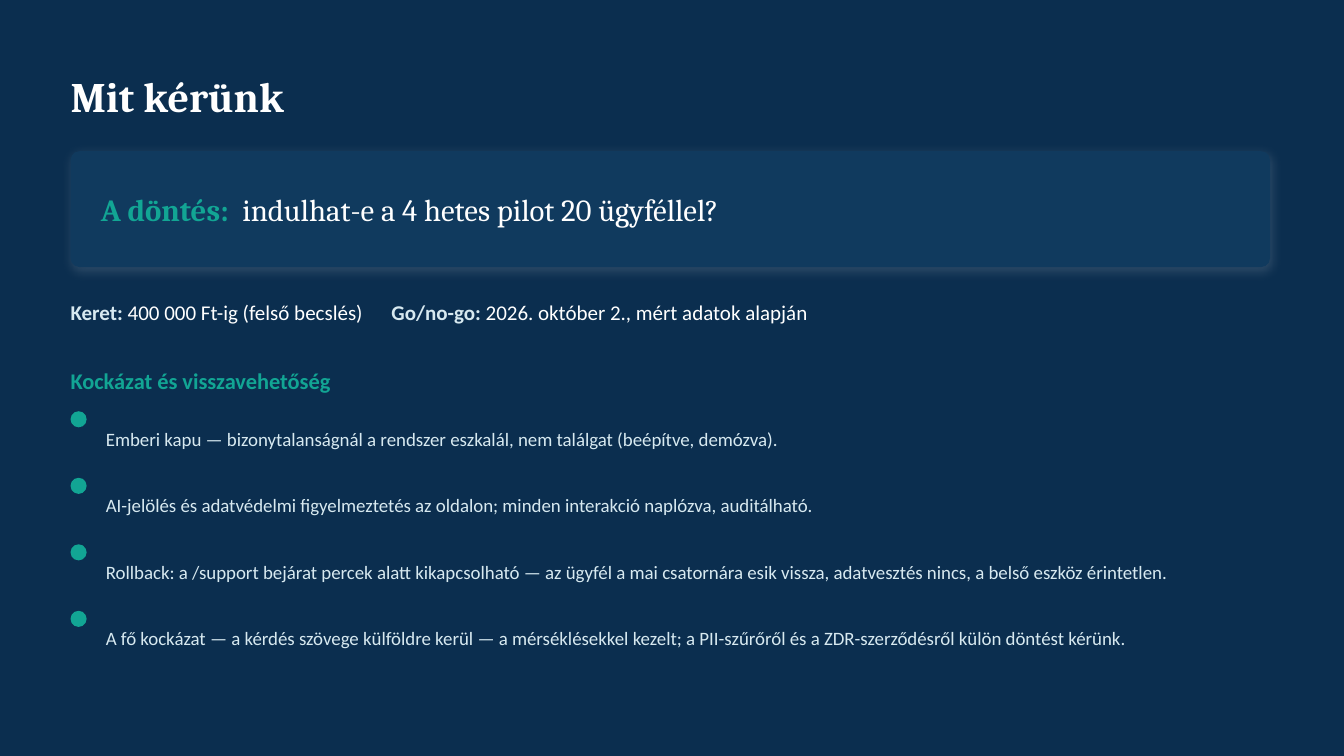
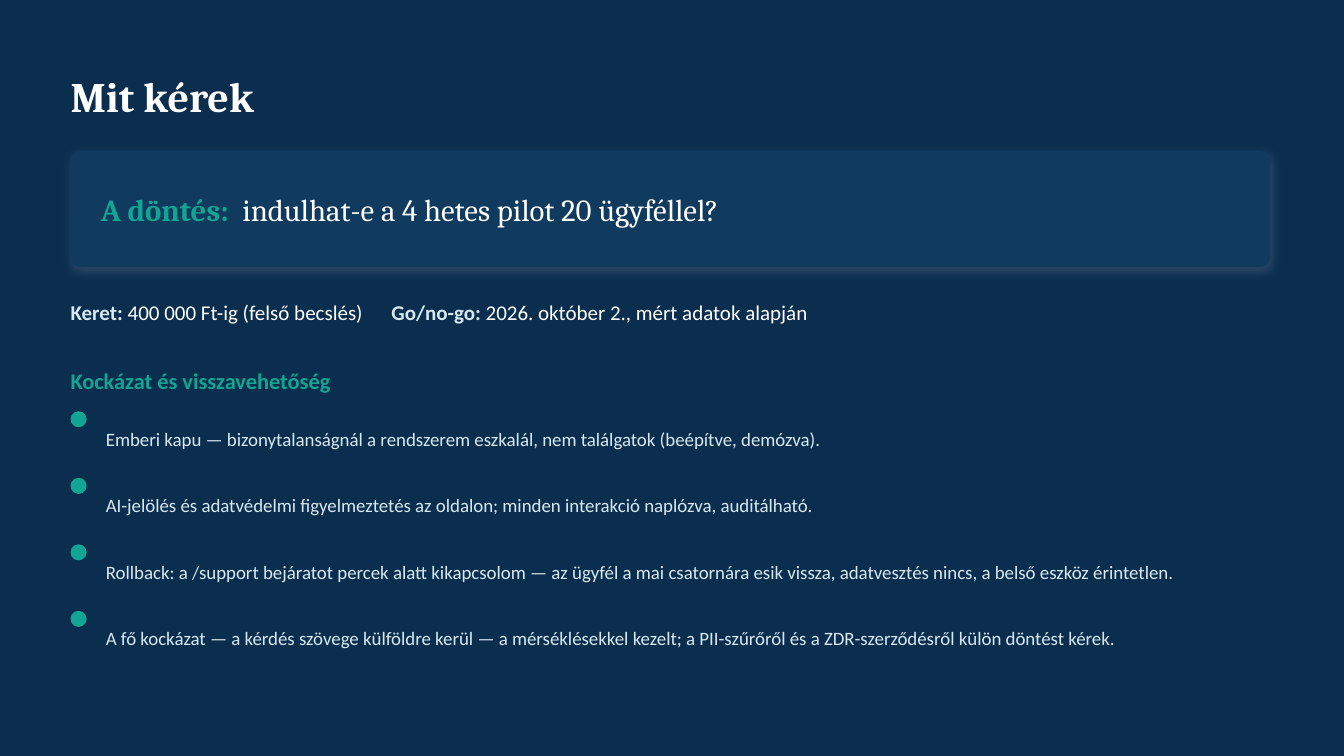
Before and after one commit to vighsandor/hazifeladatok, a slide deck: slide 8 of docs/zaroprojekt-prezentacio.pptx. Drawn at 1344x756 pixels with LibreOffice and Linux fonts; fonts in the diff are those of the drawing. Boxes give left, top, right and bottom in pixels: in the first picture for what was removed or moved away, otherwise in the second. Text is boxed around its words. In the diff, an @@ line names an element or a change of style, - is before the commit and + after.

```diff
--- a/docs/zaroprojekt-prezentacio.pptx
+++ b/docs/zaroprojekt-prezentacio.pptx
@@ text at (x1=71, y1=82, x2=253, y2=113): text changed @@
-Mit kérünk
+Mit kérek
@@ text at (x1=106, y1=432, x2=820, y2=450): text changed @@
-Emberi kapu — bizonytalanságnál a rendszer eszkalál, nem találgat (beépítve, demózva).
+Emberi kapu — bizonytalanságnál a rendszerem eszkalál, nem találgatok (beépítve, demózva).
@@ text at (x1=106, y1=566, x2=1173, y2=583): text changed @@
-Rollback: a /support bejárat percek alatt kikapcsolható — az ügyfél a mai csatornára esik vissza, adatvesztés nincs, a belső eszköz érintetlen.
+Rollback: a /support bejáratot percek alatt kikapcsolom — az ügyfél a mai csatornára esik vissza, adatvesztés nincs, a belső eszköz érintetlen.
@@ text at (x1=106, y1=632, x2=1114, y2=648): text changed @@
-A fő kockázat — a kérdés szövege külföldre kerül — a mérséklésekkel kezelt; a PII-szűrőről és a ZDR-szerződésről külön döntést kérünk.
+A fő kockázat — a kérdés szövege külföldre kerül — a mérséklésekkel kezelt; a PII-szűrőről és a ZDR-szerződésről külön döntést kérek.
```
Also in this commit, not shown: 6 other slides changed, 7 other files.
